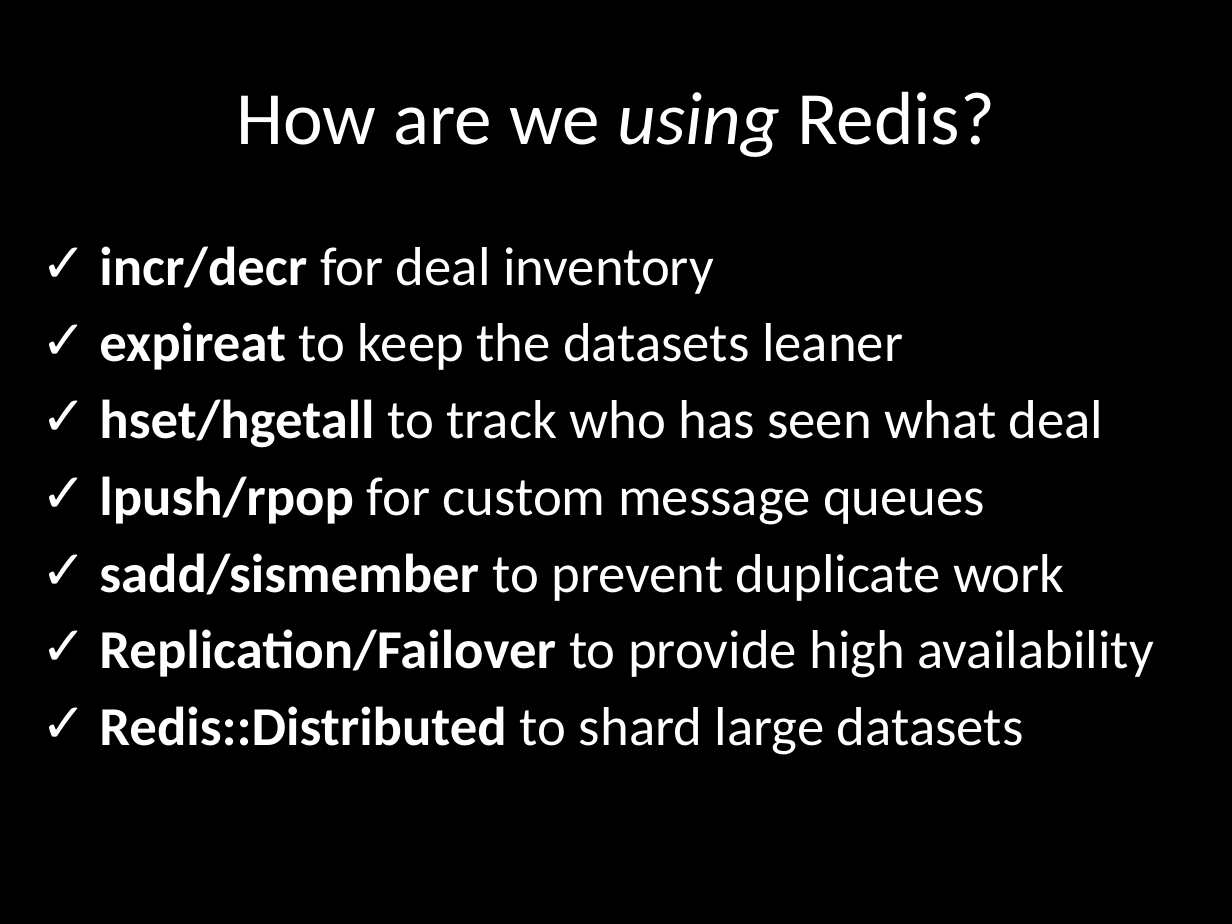
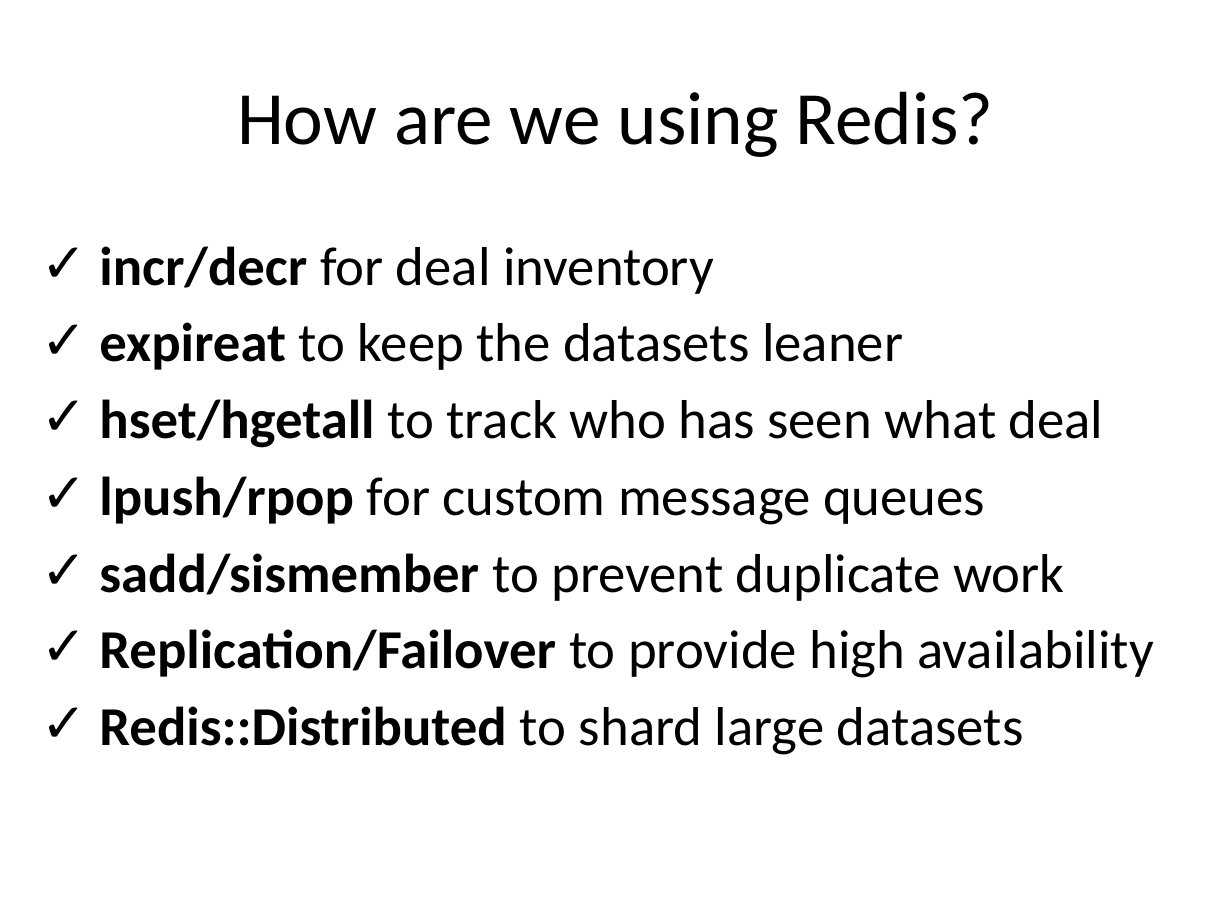
Before and after one commit to redsquirrel/redis-at-groupon, a slide deck: slide 22 of redis-groupon.pptx. Drawn at 1232x924 pixels with LibreOffice and Linux fonts; fonts in the diff are those of the drawing. Boxes give left, top, right and bottom in pixels: in the first picture for what was removed or moved away, otherwise in the second. Text is boxed around its words. In the diff, an @@ line names an element or a change of style, - is before the commit and + after.

```diff
--- a/redis-groupon.pptx
+++ b/redis-groupon.pptx
@@ background #000000 to #FFFFFF @@
@@ title "How are we using Redis?" at (x1=237, y1=91, x2=994, y2=157): text colour #FFFFFF to #000000; italic off in "using" @@
@@ text "incr/decr for deal inventory" at (x1=99, y1=246, x2=1154, y2=755): text colour #FFFFFF to #000000 @@
```
Also in this commit, not shown: 19 other slides changed, 5 slides added, 4 slides removed.
